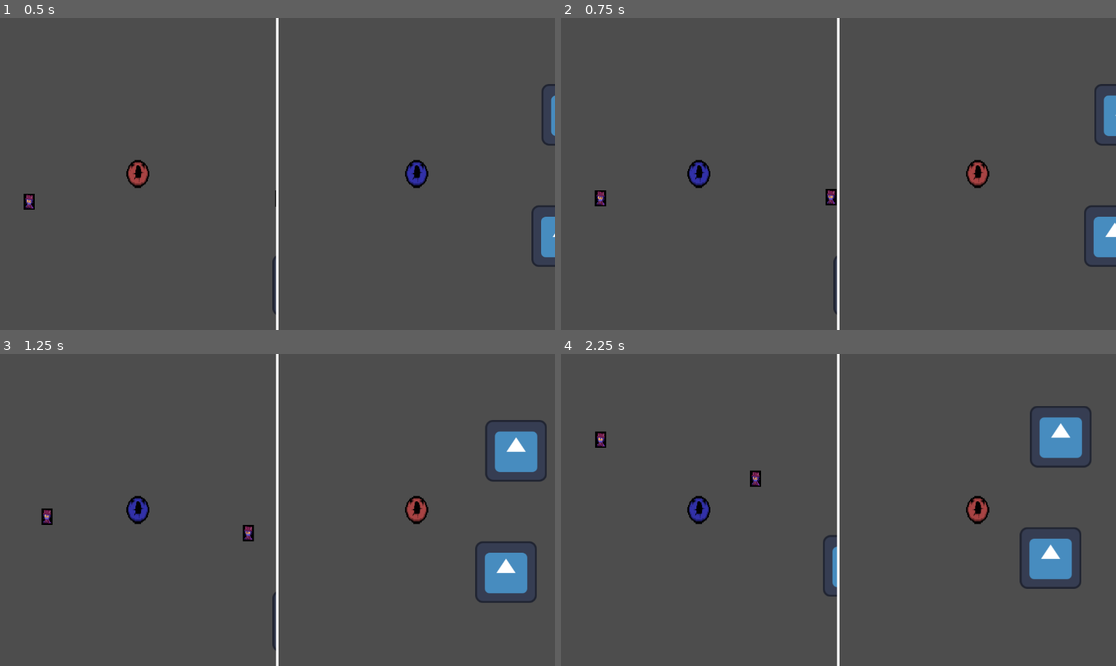
Above: before the commit, frames 1-4 (two rows, left to right).
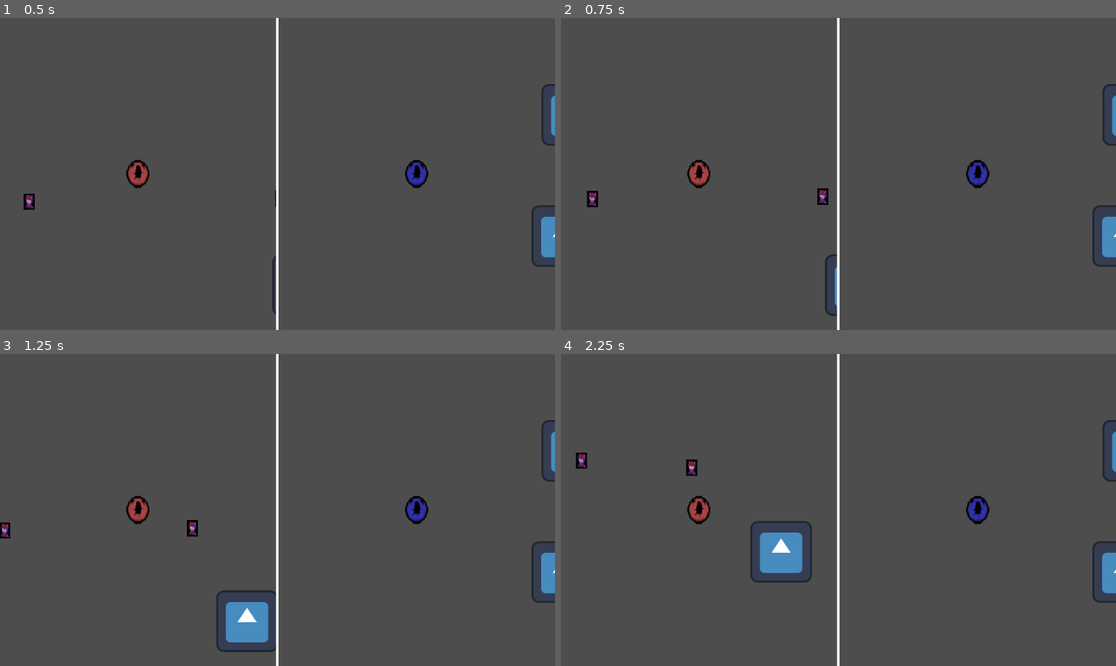
Above: after the commit, the same moments.

Repository: Shibe53/breakcore
Game: Godot game, scene res://game_scene.tscn
The game is run twice, just before and just after one commit, with the same random seed, the same clock (stepped at 60 frames per second) and the same inputs. The engine's default icon, where the game draws it, is replaced by a stand-in: a white triangle on a blue panel in a dark square.
Inputs:
- Up to frame 1 (0.5 s): no input
- Up to frame 2 (0.75 s): tap Enter at 0.5 s; hold D (p1_move_right) from 0.53 s (still down); hold E (switch) from 0.53 s (still down)
- Up to frame 3 (1.25 s): keep holding D (p1_move_right); keep holding E (switch)
- Up to frame 4 (2.25 s): release D (p1_move_right) at 1.28 s; release E (switch) at 1.28 s; hold S (p1_move_down) 1.28-2.03 s; tap E (switch) at 1.35 s; hold D (p1_move_right) from 2.03 s (still down); hold E (switch) from 2.03 s (still down); tap Q at 2.1 s

Frame 1 is identical in both runs. In frame 2, 1.7% of the frame differs, in the area x 4-100%, y 21-96%; in frame 3, 5.2%; in frame 4, 5.6%, in the area x 2-100%, y 16-80%.

Commit message:
not working yet but gotta go to work commit

Diff:
--- a/Utils/qte.gd
+++ b/Utils/qte.gd
@@ -3,13 +3,14 @@
 #USAGE: SET THE RECIPIE THROUGH THE EXPORTED VARIABLE. KEY_ESCAPE WILL BE RANODMIZED ON THE CORRESPONDING PLAYER'S
 
 @export var recipie: Array[Key]
-@export var player_num: int
+@export_range(1,2) var player_num: int
+
+var active_recipie: Array[Key]
 var active = false
 var current_index = 0
 
 signal success(qte: QTE)
 signal successful_key(qte: QTE, key: Key)
-signal failed(qte: QTE)
 
 # I would have preferred to have a 3x5 square of keys for each player
 # but for p2 this would have meant having special characters and those
@@ -28,25 +29,38 @@
 func _ready() -> void:
 	on_activate()
 
-func randomise_keys():
+func randomise_keys() -> Array[Key]:
+	var new_arr = recipie.duplicate(true)
 	for i in range(recipie.size()):
 		if recipie[i] != KEY_ESCAPE: continue
 		if player_num == 1:
-			recipie[i] = P1_KEYS.pick_random()
+			new_arr[i] = P1_KEYS.pick_random()
 		else:
-			recipie[i] = P2_KEYS.pick_random()
+			new_arr[i] = P2_KEYS.pick_random()
+	return new_arr
 
 func _input(event: InputEvent) -> void:
 	#if not active: return
 
 	if event is InputEventKey and event.is_pressed():
-		if event.keycode == recipie[current_index]:
-			successful_key.emit(self, recipie[current_index])
+		if event.keycode == active_recipie[current_index]:
+			successful_key.emit(self, active_recipie[current_index])
 			current_index += 1
-			if current_index >= recipie.size():
-				active = false
+			if current_index >= active_recipie.size():
 				success.emit(self)
+				deactivate()
+
+func recipie_to_string(arr_of_keys: Array[Key]) -> Array:
+	var arr = []
+	for key in arr_of_keys:
+		arr.append(OS.get_keycode_string(key))
+	return arr
+
+func deactivate():
+	active = false
+	current_index = 0
 
 func on_activate():
 	active = true
-	randomise_keys()
+	active_recipie = randomise_keys()
+	print("press the keys: {array}".format({"array" : recipie_to_string(active_recipie)}))
--- /dev/null
+++ b/Utils/the_switcherrr.gd
@@ -0,0 +1,37 @@
+extends Node
+
+@onready var qte_1: QTE = $QTE1
+@onready var qte_2: QTE = $QTE2
+
+var success_p1 = false
+var success_p2 = false
+var delay_allowed: float = 1.5
+
+signal switch_success()
+signal switch_failure()
+
+func _input(event) -> void:
+	if event.is_action_pressed("switch"):
+		qte_1.on_activate()
+		qte_2.on_activate()
+
+func _on_qte_success(qte: QTE) -> void:
+	if qte.player_num == 1: success_p1 = true
+	else: success_p2 = true
+
+	if success_p1 and success_p2:
+		switch_success.emit()
+		success_p1 = false
+		success_p2 = false
+	else:
+		var timer = get_tree().create_timer(delay_allowed)
+		self.connect(timer.timeout, _on_timer_timeout)
+
+func _on_timer_timeout():
+	success_p1 = false
+	success_p2 = false
+	qte_1.deactivate()
+	qte_2.deactivate()
+
+func _on_qte_successful_key(qte: QTE, key: Key) -> void:
+	pass # Replace with function body. might be needed, might not idk
--- /dev/null
+++ b/Utils/the_switcherrr.tscn
@@ -0,0 +1,23 @@
+[gd_scene format=3 uid="uid://dltkwbtmm2vvu"]
+
+[ext_resource type="Script" uid="uid://cf6aa0trcsd7e" path="res://Utils/the_switcherrr.gd" id="1_jdtqh"]
+[ext_resource type="PackedScene" uid="uid://cs6xnimviu7in" path="res://Utils/qte.tscn" id="2_lf3ak"]
+[ext_resource type="Script" uid="uid://blp2qp0sce231" path="res://Utils/qte.gd" id="3_lf3ak"]
+
+[node name="The Switcherrr" type="Node" unique_id=1709131264]
+script = ExtResource("1_jdtqh")
+
+[node name="QTE1" parent="." unique_id=1785531037 instance=ExtResource("2_lf3ak")]
+recipie = Array[int]([4194305])
+player_num = 2
+
+[node name="QTE2" type="Node" parent="." unique_id=1284538679]
+script = ExtResource("3_lf3ak")
+recipie = Array[int]([4194305])
+player_num = 1
+metadata/_custom_type_script = "uid://blp2qp0sce231"
+
+[connection signal="success" from="QTE1" to="." method="_on_qte_success"]
+[connection signal="successful_key" from="QTE1" to="." method="_on_qte_successful_key"]
+[connection signal="success" from="QTE2" to="." method="_on_qte_success"]
+[connection signal="successful_key" from="QTE2" to="." method="_on_qte_successful_key"]
--- a/game_scene.gd
+++ b/game_scene.gd
@@ -20,10 +20,6 @@
 		info.remote_transform.remote_path = info.camera.get_path()
 		info.player.add_child(info.remote_transform)
 
-func _input(event) -> void:
-	if event.is_action_pressed("switch"): # TODO replace this with an actual signal from somewhere
-		_on_switch_signal()
-
 func _on_switch_signal():
 	var p1 = players[0].player
 	var p2 = players[1].player
--- a/game_scene.tscn
+++ b/game_scene.tscn
@@ -2,6 +2,7 @@
 
 [ext_resource type="PackedScene" uid="uid://t3ynv6ighfep" path="res://Worlds/p1_prototype_world.tscn" id="1_mlf6e"]
 [ext_resource type="Script" uid="uid://cjmmcbmoc54ng" path="res://game_scene.gd" id="1_v1wow"]
+[ext_resource type="PackedScene" uid="uid://dltkwbtmm2vvu" path="res://Utils/the_switcherrr.tscn" id="2_mixcd"]
 [ext_resource type="PackedScene" uid="uid://c2c4i4s1udd6h" path="res://Worlds/p2_prototype_world.tscn" id="2_po0ka"]
 
 [node name="GameScene" type="Control" unique_id=1299157266]
@@ -12,6 +13,8 @@
 grow_horizontal = 2
 grow_vertical = 2
 script = ExtResource("1_v1wow")
+
+[node name="The Switcherrr" parent="." unique_id=1709131264 instance=ExtResource("2_mixcd")]
 
 [node name="HBoxContainer" type="HBoxContainer" parent="." unique_id=1375311485]
 layout_mode = 1
@@ -60,3 +63,5 @@
 
 [node name="P2World" parent="HBoxContainer/RightViewportContainer2/RightSubViewport" unique_id=1072805428 instance=ExtResource("2_po0ka")]
 unique_name_in_owner = true
+
+[connection signal="switch_success" from="The Switcherrr" to="." method="_on_switch_signal"]
Not shown, added: Utils/the_switcherrr.gd.uid
